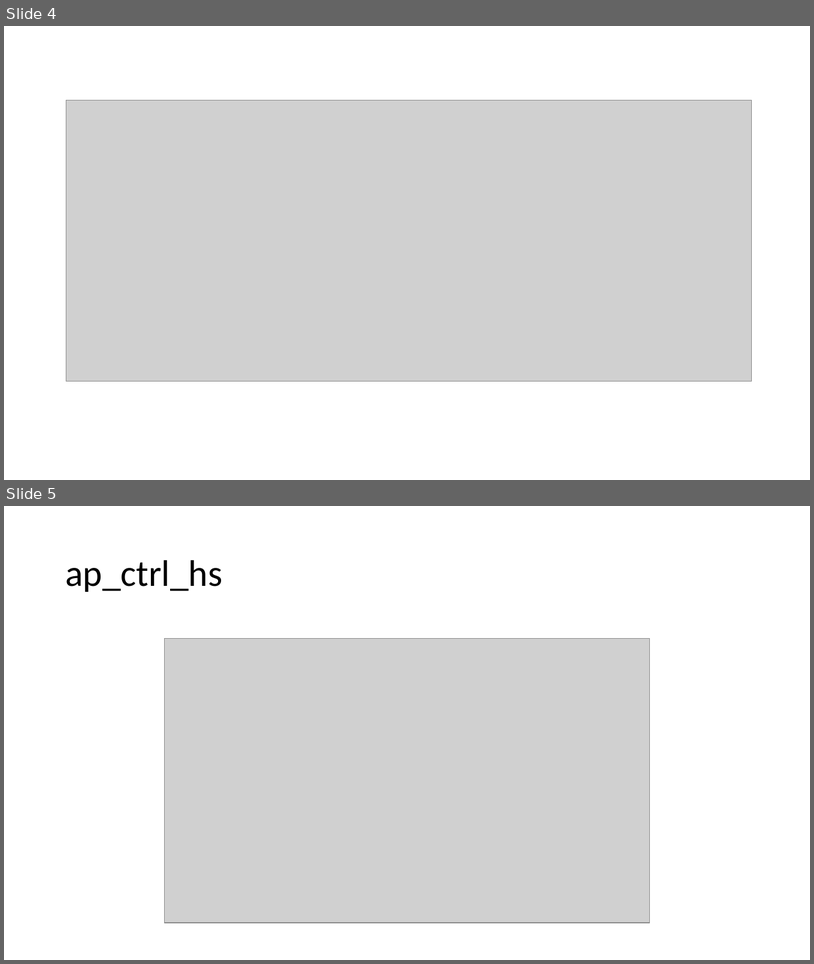
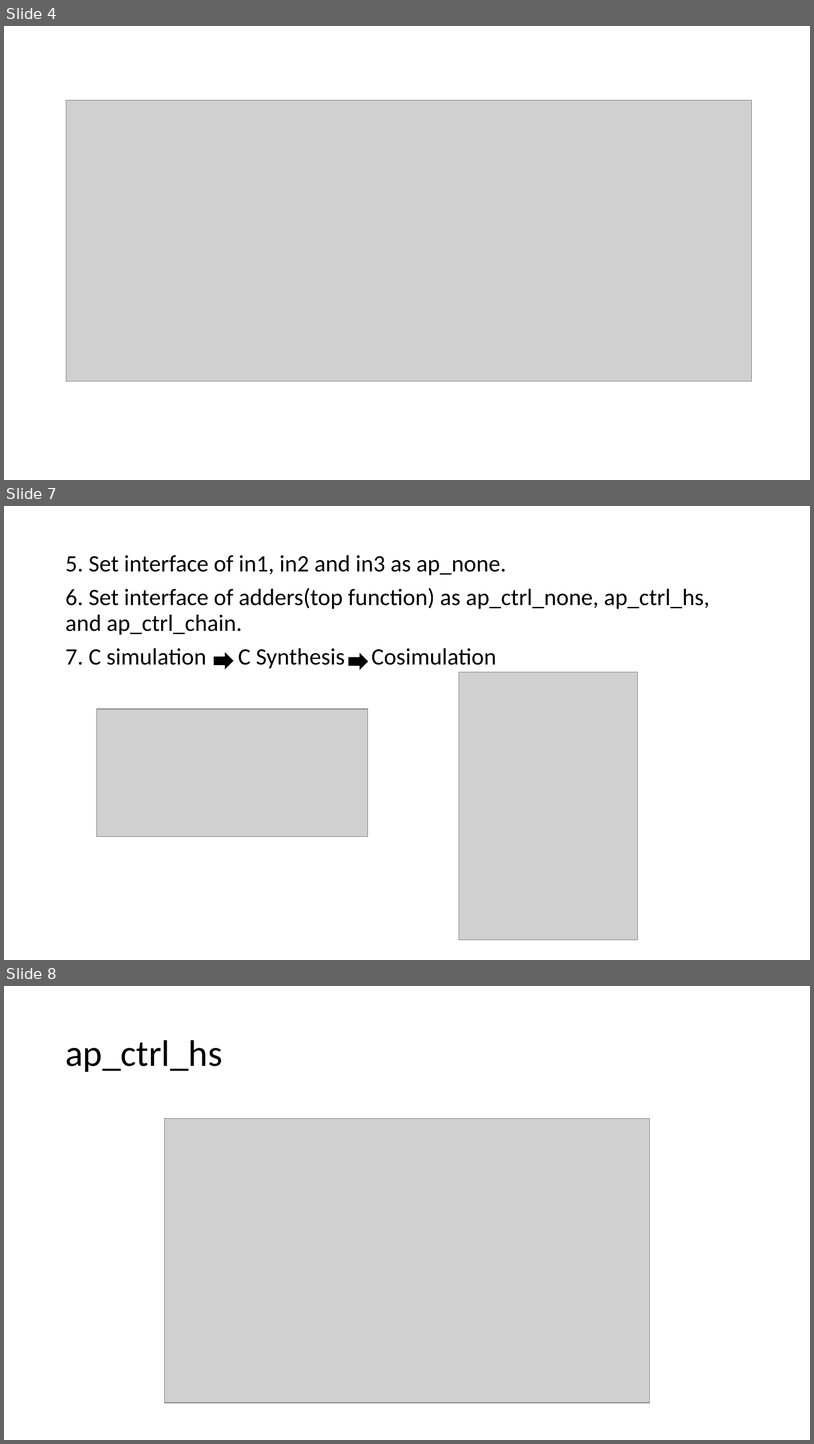
Before and after one commit to ZheChen-Bill/Interface_Synthesis, a slide deck: 111061545_labA_report.pptx. Shown one above the other, each under a label of ours: slides 4 and 5 before the commit, slides 4, 7 and 8 after it; the slides between them are not shown. The pictures are 814x964 and 814x1444 pixels, drawn with LibreOffice and Linux fonts; fonts in the diff are those of the drawing; grey boxes stand for pictures. Boxes give left, top, right and bottom in pixels: in the first picture for what was removed or moved away, otherwise in the second. Text is boxed around its words. In the diff, an @@ line names an element or a change of style, - is before the commit and + after.

```diff
--- a/111061545_labA_report.pptx
+++ b/111061545_labA_report.pptx
@@ slide 7 added at (x1=4, y1=506, x2=810, y2=960), background #FFFFFF @@
@@ text added at (x1=65, y1=555, x2=710, y2=669), 28 pt, text #000000 @@
+5. Set interface of in1, in2 and in3 as ap_none.
+6. Set interface of adders(top function) as ap_ctrl_none, ap_ctrl_hs, and ap_ctrl_chain.
+7. C simulation C Synthesis Cosimulation
@@ right arrow added at (x1=215, y1=653, x2=233, y2=668), fill #000000, outline #000000 1 pt @@
@@ right arrow added at (x1=349, y1=654, x2=368, y2=669), fill #000000, outline #000000 1 pt @@
@@ picture added at (x1=459, y1=672, x2=638, y2=940) @@
@@ picture added at (x1=96, y1=709, x2=368, y2=835) @@
@@ what was slide 5 is now slide 8 @@
```
Also in this commit, not shown: 7 slides changed, 17 other slides added, 1 slide removed.
